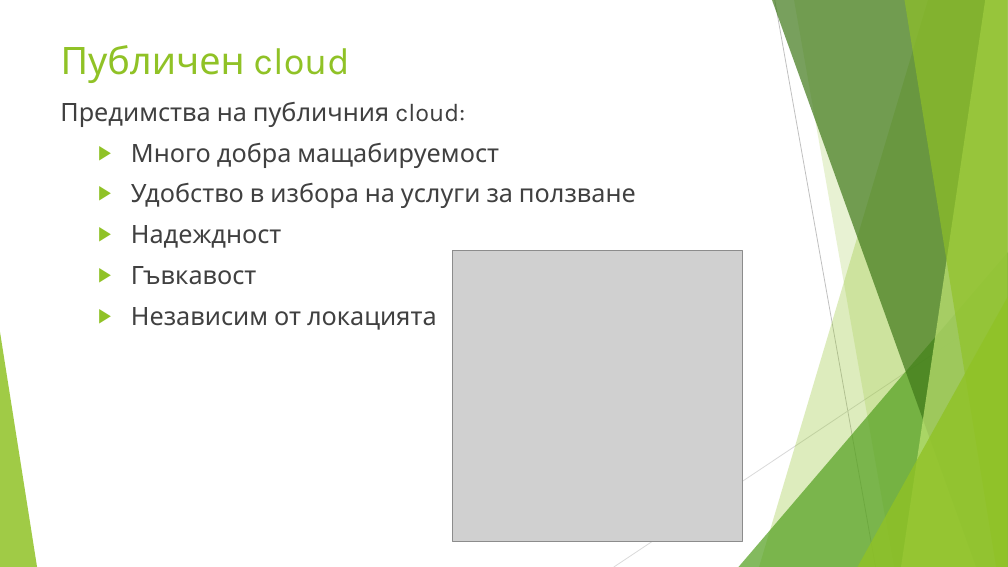
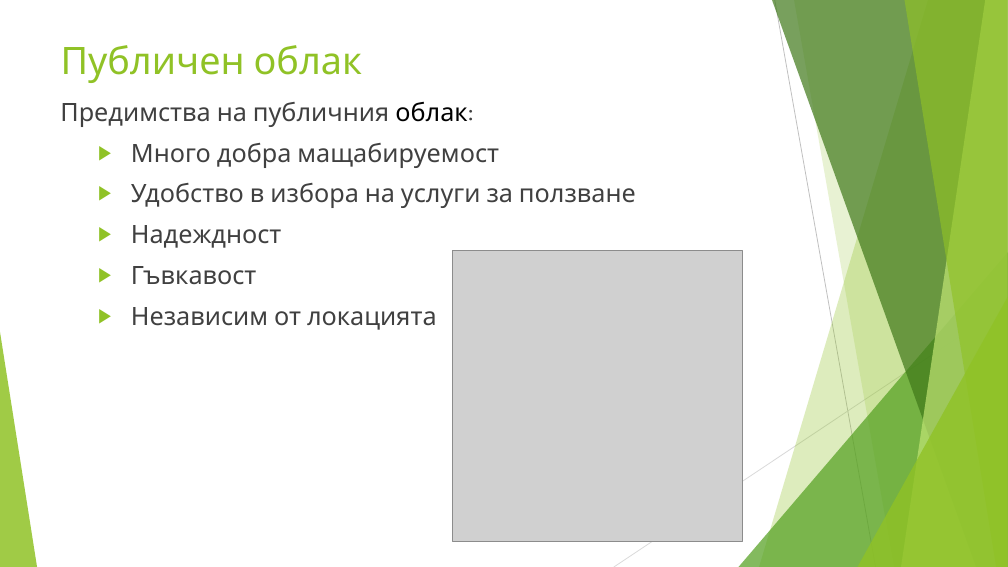
Before and after one commit to enchobelezirev/CloudComputing, a slide deck: slide 19 of CLOUD COMPUTING.pptx. Drawn at 1008x567 pixels with LibreOffice and Linux fonts; fonts in the diff are those of the drawing; grey boxes stand for pictures. Boxes give left, top, right and bottom in pixels: in the first picture for what was removed or moved away, otherwise in the second. Text is boxed around its words. In the diff, an @@ line names an element or a change of style, - is before the commit and + after.

```diff
--- a/CLOUD COMPUTING.pptx
+++ b/CLOUD COMPUTING.pptx
@@ text at <box>61,45,362,83</box>: text changed @@
-Публичен cloud
+Публичен облак
@@ text at <box>60,101,473,127</box>: text changed @@
-Предимства на публичния cloud:
+Предимства на публичния облак:
```
Also in this commit, not shown: 9 other slides changed, 5 other files.
